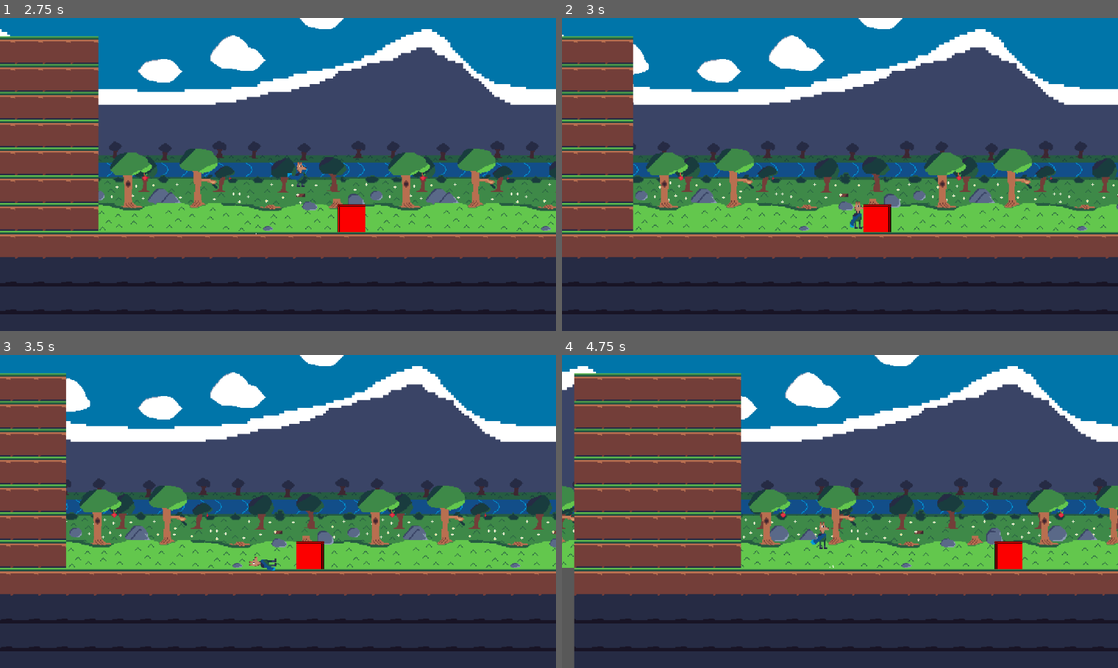
Above: before the commit, frames 1-4 (two rows, left to right).
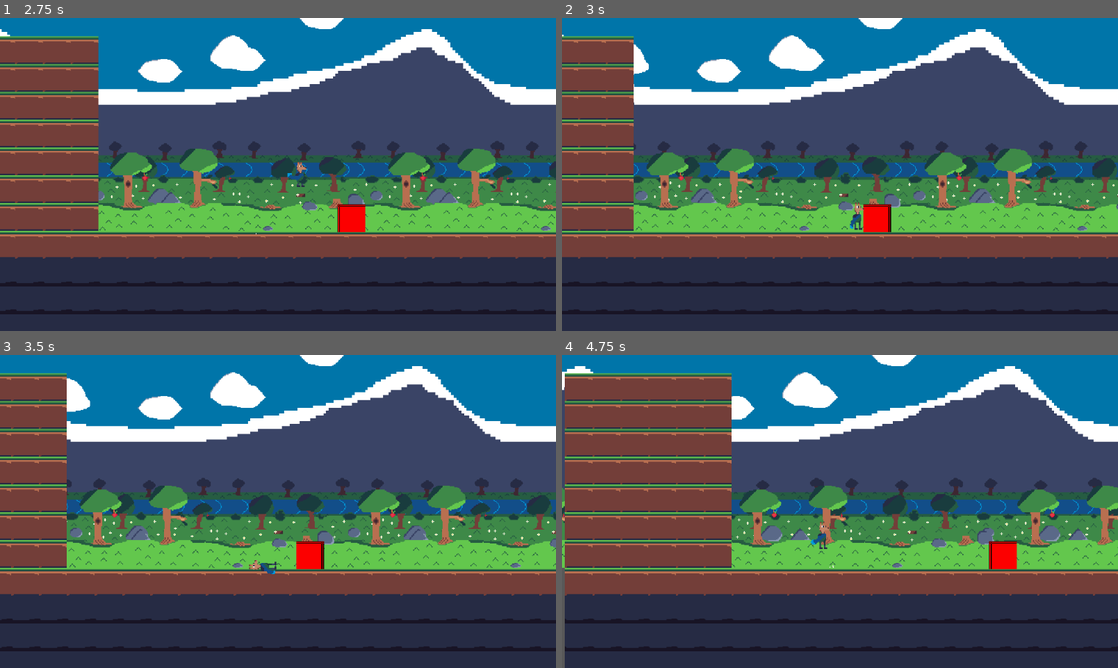
Above: after the commit, the same moments.

Repository: mendri/new_game_plataforma
Game: Godot game, scene res://scenes/ui/main_menu.tscn
Two runs of this game, one before a commit and one after it. Both use one fixed random seed, a clock stepped at 60 frames per second and the inputs below.
Inputs:
- Up to frame 1 (2.75 s): click "Play" at 0.5 s; click "SELECT" at 1.25 s; tap Enter (confirm, bound only after the commit) at 2, 2.1 s; hold D (move_right) from 2.03 s (still down); hold Space (jump) from 2.03 s (still down)
- Up to frame 2 (3 s): keep holding D (move_right); release Space (jump) at 2.78 s; tap Space (jump) at 2.85 s
- Up to frame 3 (3.5 s): keep holding D (move_right); tap Space (jump) at 3.02, 3.32 s; tap Enter (confirm, bound only after the commit) at 3.05 s
- Up to frame 4 (4.75 s): release D (move_right) at 3.53 s; hold A (move_left) 3.53-4.28 s; hold Space (jump) 3.53-4.28 s; tap J (spit) at 3.6 s; hold D (move_right) from 4.28 s (still down); tap Enter (confirm, bound only after the commit) at 4.35 s; tap Space (jump) at 4.52 s

Frame 1 is identical in both runs. In frame 2, 0.6% of the frame differs, in the area x 2-100%, y 1-77%; in frame 3, 1.3%; in frame 4, 11%, in the area x 0-100%, y 0-100%.

Commit message:
feat: adiciona tela de vitória

Diff:
--- a/study-case-platform/project.godot
+++ b/study-case-platform/project.godot
@@ -10,7 +10,7 @@
 
 [application]
 
-config/name="Study Case Platform"
+config/name="Lhama em um mundo plataforma cuspindo para todo lado"
 run/main_scene="uid://o8hk0s7t6jrj"
 config/features=PackedStringArray("4.4", "Forward Plus")
 config/icon="res://icon.svg"
@@ -61,6 +61,11 @@
 , Object(InputEventMouseButton,"resource_local_to_scene":false,"resource_name":"","device":-1,"window_id":0,"alt_presse …(244 unchanged characters)…
 ]
 }
+confirm={
+"deadzone": 0.2,
+"events": [Object(InputEventKey,"resource_local_to_scene":false,"resource_name":"","device":-1,"window_id":0,"alt_pressed":false,"shift_pressed":false,"ctrl_pressed":false,"meta_pressed":false,"pressed":false,"keycode":0,"physical_keycode":4194309,"key_label":0,"unicode":0,"location":0,"echo":false,"script":null)
+]
+}
 
 [layer_names]
 
--- a/study-case-platform/resources/tiles/grass_level_tile_set.tres
+++ b/study-case-platform/resources/tiles/grass_level_tile_set.tres
@@ -81,7 +81,7 @@
 
 [sub_resource type="TileSetAtlasSource" id="TileSetAtlasSource_d6d6t"]
 texture = ExtResource("17_ivjo2")
-texture_region_size = Vector2i(32, 32)
+texture_region_size = Vector2i(47, 32)
 0:0/0 = 0
 
 [sub_resource type="TileSetAtlasSource" id="TileSetAtlasSource_r7mad"]
--- /dev/null
+++ b/study-case-platform/scenes/components/win_trigger_component.tscn
@@ -0,0 +1,13 @@
+[gd_scene load_steps=3 format=3 uid="uid://t4a2leyxwkjm"]
+
+[ext_resource type="Script" uid="uid://bh0wef70786lb" path="res://scripts/win_trigger_component.gd" id="1_hyefh"]
+
+[sub_resource type="RectangleShape2D" id="RectangleShape2D_2l864"]
+
+[node name="WinTriggerComponent" type="Area2D"]
+script = ExtResource("1_hyefh")
+
+[node name="CollisionShape2D" type="CollisionShape2D" parent="."]
+shape = SubResource("RectangleShape2D_2l864")
+
+[connection signal="body_entered" from="." to="." method="_on_body_entered"]
--- a/study-case-platform/scenes/levels/level_1.tscn
+++ b/study-case-platform/scenes/levels/level_1.tscn
@@ -19,6 +19,7 @@
 [ext_resource type="Texture2D" uid="uid://dgl736bkeuuyk" path="res://assets/sprites/tiles/nuvem1.png" id="10_bahl2"]
 [ext_resource type="Texture2D" uid="uid://g4v5wccal1b5" path="res://assets/sprites/tiles/nuvem2.png" id="11_np2pn"]
 [ext_resource type="PackedScene" uid="uid://t76ryoci5wxc" path="res://scenes/goomba.tscn" id="19_v6ha0"]
+[ext_resource type="PackedScene" uid="uid://t4a2leyxwkjm" path="res://scenes/components/win_trigger_component.tscn" id="20_gmpev"]
 
 [sub_resource type="AtlasTexture" id="AtlasTexture_bahl2"]
 atlas = ExtResource("3_bahl2")
@@ -713,36 +714,41 @@
 position = Vector2(199, 214)
 node_to_follow = NodePath("../Player")
 
-[node name="Player" parent="." index="9"]
-position = Vector2(171, 209)
-
-[node name="WindVfx" parent="." index="10" node_paths=PackedStringArray("node_to_follow") instance=ExtResource("3_nsrm0")]
-position = Vector2(843, 319)
-script = ExtResource("4_6761a")
-node_to_follow = NodePath("../Player")
-speed = 500.0
-
-[node name="AudioStreamPlayer" type="AudioStreamPlayer" parent="." index="11"]
-stream = ExtResource("7_oc4kc")
-volume_db = -6.0
-autoplay = true
-parameters/looping = true
-
-[node name="PitFallDeathArea" parent="." index="12" instance=ExtResource("8_s8va5")]
-position = Vector2(2003, 350)
-scale = Vector2(-6.04608, -0.301195)
-
-[node name="PitFallDeathArea2" parent="." index="13" instance=ExtResource("8_s8va5")]
-position = Vector2(2829, 319)
-scale = Vector2(36.5551, 0.0907186)
-
-[node name="MovingPlatform" parent="." index="14" instance=ExtResource("9_dga24")]
+[node name="Goomba" parent="." index="9" node_paths=PackedStringArray("player") instance=ExtResource("19_v6ha0")]
+position = Vector2(337, 193)
+player = NodePath("../Player")
+
+[node name="MovingPlatform" parent="." index="10" instance=ExtResource("9_dga24")]
 position = Vector2(2998.15, 239)
 scale = Vector2(0.99031, 1)
 speed = 10.0
 loop = false
 speed_scale = 0.4
 
-[node name="Goomba" parent="." index="15" node_paths=PackedStringArray("player") instance=ExtResource("19_v6ha0")]
-position = Vector2(337, 193)
-player = NodePath("../Player")
+[node name="PitFallDeathArea2" parent="." index="11" instance=ExtResource("8_s8va5")]
+position = Vector2(2829, 319)
+scale = Vector2(36.5551, 0.0907186)
+
+[node name="PitFallDeathArea" parent="." index="12" instance=ExtResource("8_s8va5")]
+position = Vector2(2003, 350)
+rotation = 3.14159
+scale = Vector2(6.04608, 0.301195)
+
+[node name="AudioStreamPlayer" type="AudioStreamPlayer" parent="." index="13"]
+stream = ExtResource("7_oc4kc")
+volume_db = -6.0
+autoplay = true
+parameters/looping = true
+
+[node name="Player" parent="." index="14"]
+position = Vector2(171, 209)
+
+[node name="WindVfx" parent="." index="15" node_paths=PackedStringArray("node_to_follow") instance=ExtResource("3_nsrm0")]
+position = Vector2(843, 319)
+script = ExtResource("4_6761a")
+node_to_follow = NodePath("../Player")
+speed = 500.0
+
+[node name="WinTriggerComponent" parent="." index="16" instance=ExtResource("20_gmpev")]
+position = Vector2(4178, 213)
+scale = Vector2(15.5736, 15.5736)
--- a/study-case-platform/scenes/player.tscn
+++ b/study-case-platform/scenes/player.tscn
@@ -45,77 +45,6 @@
 "transitions": PackedFloat32Array(1),
 "update": 0,
 "values": [Vector2(0, 0)]
-}
-
-[sub_resource type="Animation" id="Animation_fjrip"]
-resource_name = "fall"
-length = 0.4
-loop_mode = 1
-step = 0.1
-tracks/0/type = "value"
-tracks/0/imported = false
-tracks/0/enabled = true
-tracks/0/path = NodePath("Sprite2D:frame_coords")
-tracks/0/interp = 1
-tracks/0/loop_wrap = true
-tracks/0/keys = {
-"times": PackedFloat32Array(0, 0.1, 0.2, 0.3),
-"transitions": PackedFloat32Array(1, 1, 1, 1),
-"update": 1,
-"values": [Vector2i(27, 0), Vector2i(28, 0), Vector2i(29, 0), Vector2i(30, 0)]
-}
-
-[sub_resource type="Animation" id="Animation_dqkch"]
-resource_name = "idle"
-length = 0.7
-loop_mode = 1
-step = 0.2
-tracks/0/type = "value"
-tracks/0/imported = false
-tracks/0/enabled = true
-tracks/0/path = NodePath("Sprite2D:frame_coords")
-tracks/0/interp = 1
-tracks/0/loop_wrap = true
-tracks/0/keys = {
-"times": PackedFloat32Array(0, 0.2, 0.3, 0.4, 0.5, 0.6),
-"transitions": PackedFloat32Array(1, 1, 1, 1, 1, 1),
-"update": 1,
-"values": [Vector2i(0, 0), Vector2i(1, 0), Vector2i(2, 0), Vector2i(3, 0), Vector2i(4, 0), Vector2i(7, 0)]
-}
-
-[sub_resource type="Animation" id="Animation_smehm"]
-resource_name = "jump"
-length = 0.5
-step = 0.1
-tracks/0/type = "value"
-tracks/0/imported = false
-tracks/0/enabled = true
-tracks/0/path = NodePath("Sprite2D:frame_coords")
-tracks/0/interp = 1
-tracks/0/loop_wrap = true
-tracks/0/keys = {
-"times": PackedFloat32Array(0, 0.1, 0.2, 0.3, 0.4),
-"transitions": PackedFloat32Array(1, 1, 1, 1, 1),
-"update": 1,
-"values": [Vector2i(22, 0), Vector2i(23, 0), Vector2i(24, 0), Vector2i(25, 0), Vector2i(26, 0)]
-}
-
-[sub_resource type="Animation" id="Animation_tuyoq"]
-resource_name = "run"
-length = 0.9
-loop_mode = 1
-step = 0.1
-tracks/0/type = "value"
-tracks/0/imported = false
-tracks/0/enabled = true
-tracks/0/path = NodePath("Sprite2D:frame_coords")
-tracks/0/interp = 1
-tracks/0/loop_wrap = true
-tracks/0/keys = {
-"times": PackedFloat32Array(0, 0.1, 0.2, 0.3, 0.4, 0.5, 0.6, 0.7, 0.8, 0.9),
-"transitions": PackedFloat32Array(1, 1, 1, 1, 1, 1, 1, 1, 1, 1),
-"update": 1,
-"values": [Vector2i(10, 0), Vector2i(11, 0), Vector2i(12, 0), Vector2i(13, 0), Vector2i(14, 0), Vector2i(15, 0), Vector2i(16, 0), Vector2i(17, 0), Vector2i(18, 0), Vector2i(19, 0)]
 }
 
 [sub_resource type="Animation" id="Animation_ur7pv"]
@@ -159,6 +88,77 @@
 "values": [Vector2i(0, 0)]
 }
 
+[sub_resource type="Animation" id="Animation_fjrip"]
+resource_name = "fall"
+length = 0.4
+loop_mode = 1
+step = 0.1
+tracks/0/type = "value"
+tracks/0/imported = false
+tracks/0/enabled = true
+tracks/0/path = NodePath("Sprite2D:frame_coords")
+tracks/0/interp = 1
+tracks/0/loop_wrap = true
+tracks/0/keys = {
+"times": PackedFloat32Array(0, 0.1, 0.2, 0.3),
+"transitions": PackedFloat32Array(1, 1, 1, 1),
+"update": 1,
+"values": [Vector2i(27, 0), Vector2i(28, 0), Vector2i(29, 0), Vector2i(30, 0)]
+}
+
+[sub_resource type="Animation" id="Animation_dqkch"]
+resource_name = "idle"
+length = 0.7
+loop_mode = 1
+step = 0.2
+tracks/0/type = "value"
+tracks/0/imported = false
+tracks/0/enabled = true
+tracks/0/path = NodePath("Sprite2D:frame_coords")
+tracks/0/interp = 1
+tracks/0/loop_wrap = true
+tracks/0/keys = {
+"times": PackedFloat32Array(0, 0.2, 0.3, 0.4, 0.5, 0.6),
+"transitions": PackedFloat32Array(1, 1, 1, 1, 1, 1),
+"update": 1,
+"values": [Vector2i(0, 0), Vector2i(1, 0), Vector2i(2, 0), Vector2i(3, 0), Vector2i(4, 0), Vector2i(7, 0)]
+}
+
+[sub_resource type="Animation" id="Animation_smehm"]
+resource_name = "jump"
+length = 0.5
+step = 0.1
+tracks/0/type = "value"
+tracks/0/imported = false
+tracks/0/enabled = true
+tracks/0/path = NodePath("Sprite2D:frame_coords")
+tracks/0/interp = 1
+tracks/0/loop_wrap = true
+tracks/0/keys = {
+"times": PackedFloat32Array(0, 0.1, 0.2, 0.3, 0.4),
+"transitions": PackedFloat32Array(1, 1, 1, 1, 1),
+"update": 1,
+"values": [Vector2i(22, 0), Vector2i(23, 0), Vector2i(24, 0), Vector2i(25, 0), Vector2i(26, 0)]
+}
+
+[sub_resource type="Animation" id="Animation_tuyoq"]
+resource_name = "run"
+length = 0.9
+loop_mode = 1
+step = 0.1
+tracks/0/type = "value"
+tracks/0/imported = false
+tracks/0/enabled = true
+tracks/0/path = NodePath("Sprite2D:frame_coords")
+tracks/0/interp = 1
+tracks/0/loop_wrap = true
+tracks/0/keys = {
+"times": PackedFloat32Array(0, 0.1, 0.2, 0.3, 0.4, 0.5, 0.6, 0.7, 0.8, 0.9),
+"transitions": PackedFloat32Array(1, 1, 1, 1, 1, 1, 1, 1, 1, 1),
+"update": 1,
+"values": [Vector2i(10, 0), Vector2i(11, 0), Vector2i(12, 0), Vector2i(13, 0), Vector2i(14, 0), Vector2i(15, 0), Vector2i(16, 0), Vector2i(17, 0), Vector2i(18, 0), Vector2i(19, 0)]
+}
+
 [sub_resource type="AnimationLibrary" id="AnimationLibrary_tuyoq"]
 _data = {
 &"RESET": SubResource("Animation_qlg0r"),
--- /dev/null
+++ b/study-case-platform/scenes/ui/win_screen.tscn
@@ -0,0 +1,59 @@
+[gd_scene load_steps=5 format=3 uid="uid://dveqptd4ivw1p"]
+
+[ext_resource type="Texture2D" uid="uid://my2bgswnockr" path="res://assets/sprites/player/Lhama_mitch2.png" id="1_1cgod"]
+[ext_resource type="Script" uid="uid://csys181sliqn1" path="res://scripts/win_screen.gd" id="1_rc6je"]
+[ext_resource type="Texture2D" uid="uid://dl5l5lioydtrs" path="res://assets/sprites/tiles/background_frente.png" id="2_uqtu8"]
+[ext_resource type="Texture2D" uid="uid://01so5j1km1xg" path="res://assets/sprites/tiles/background_frente2.png" id="3_xl2x5"]
+
+[node name="WinScreen" type="Node2D"]
+script = ExtResource("1_rc6je")
+
+[node name="CanvasLayer" type="CanvasLayer" parent="."]
+
+[node name="MarginContainer" type="MarginContainer" parent="CanvasLayer"]
+anchors_preset = 15
+anchor_right = 1.0
+anchor_bottom = 1.0
+grow_horizontal = 2
+grow_vertical = 2
+
+[node name="PanelContainer" type="PanelContainer" parent="CanvasLayer/MarginContainer"]
+layout_mode = 2
+
+[node name="MarginContainer" type="MarginContainer" parent="CanvasLayer/MarginContainer/PanelContainer"]
+layout_mode = 2
+theme_override_constants/margin_bottom = 65
+
+[node name="VBoxContainer" type="VBoxContainer" parent="CanvasLayer/MarginContainer/PanelContainer/MarginContainer"]
+layout_mode = 2
+alignment = 1
+
+[node name="Label" type="Label" parent="CanvasLayer/MarginContainer/PanelContainer/MarginContainer/VBoxContainer"]
+layout_mode = 2
+text = "Parábens você concluiu este level"
+horizontal_alignment = 1
+
+[node name="Label2" type="Label" parent="CanvasLayer/MarginContainer/PanelContainer/MarginContainer/VBoxContainer"]
+layout_mode = 2
+text = "Obrigado por jogar!"
+horizontal_alignment = 1
+
+[node name="Label3" type="Label" parent="CanvasLayer/MarginContainer/PanelContainer/MarginContainer/VBoxContainer"]
+layout_mode = 2
+text = "Aperte ENTER para voltar para o menu"
+horizontal_alignment = 1
+
+[node name="LhamaMitch2" type="Sprite2D" parent="CanvasLayer/MarginContainer/PanelContainer/MarginContainer"]
+position = Vector2(314, 63)
+scale = Vector2(0.645962, 0.639024)
+texture = ExtResource("1_1cgod")
+
+[node name="BackgroundFrente" type="Sprite2D" parent="CanvasLayer/MarginContainer/PanelContainer/MarginContainer"]
+position = Vector2(136, 310)
+scale = Vector2(2.54574, 1.80461)
+texture = ExtResource("2_uqtu8")
+
+[node name="BackgroundFrente2" type="Sprite2D" parent="CanvasLayer/MarginContainer/PanelContainer/MarginContainer"]
+position = Vector2(503, 363)
+scale = Vector2(2.08118, 2.45349)
+texture = ExtResource("3_xl2x5")
--- a/study-case-platform/scripts/player.gd
+++ b/study-case-platform/scripts/player.gd
@@ -126,5 +126,10 @@
 func take_damage(_damage: int) -> void:
 	is_dead = true
 	animation_player.play("death")
+	velocity = Vector2.ZERO
+	while not is_on_floor():
+		velocity.y += gravity * fall_multiplier * get_physics_process_delta_time()
+		move_and_slide()
+		await get_tree().process_frame
 	await get_tree().create_timer(0.7).timeout
 	get_tree().reload_current_scene()
--- /dev/null
+++ b/study-case-platform/scripts/win_screen.gd
@@ -0,0 +1,5 @@
+extends Node2D
+
+func _process(_delta):
+	if Input.is_action_just_pressed("confirm"):
+		get_tree().change_scene_to_file("res://scenes/ui/main_menu.tscn")
--- /dev/null
+++ b/study-case-platform/scripts/win_trigger_component.gd
@@ -0,0 +1,5 @@
+extends Area2D
+
+func _on_body_entered(body: Node) -> void:
+    if body.is_in_group("player"):
+        get_tree().change_scene_to_file("res://scenes/ui/win_screen.tscn")
Not shown: 1 places in study-case-platform/scenes/levels/level_1.tscn that only renumber resources
Not shown, added: study-case-platform/scripts/win_screen.gd.uid
Not shown, added: study-case-platform/scripts/win_trigger_component.gd.uid
